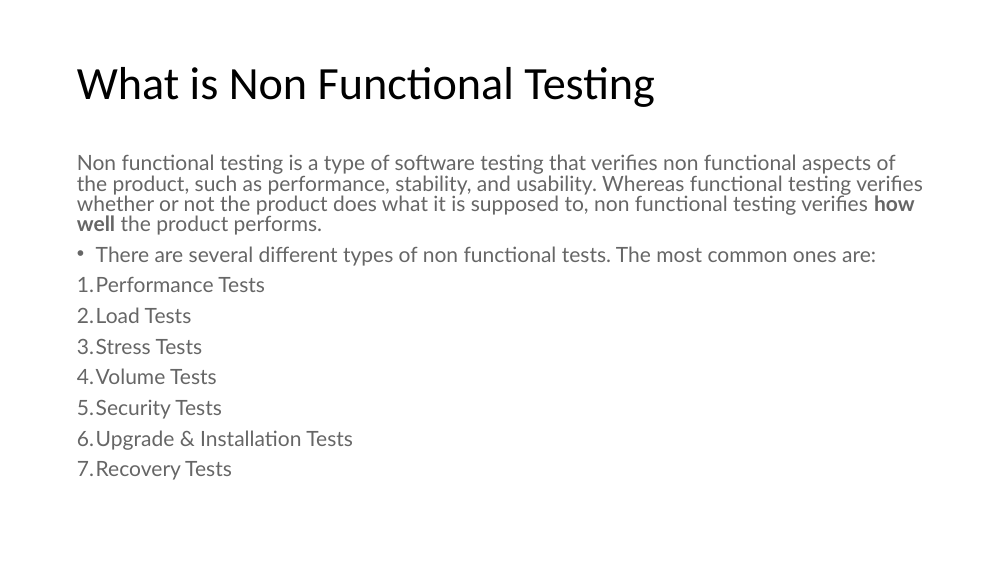
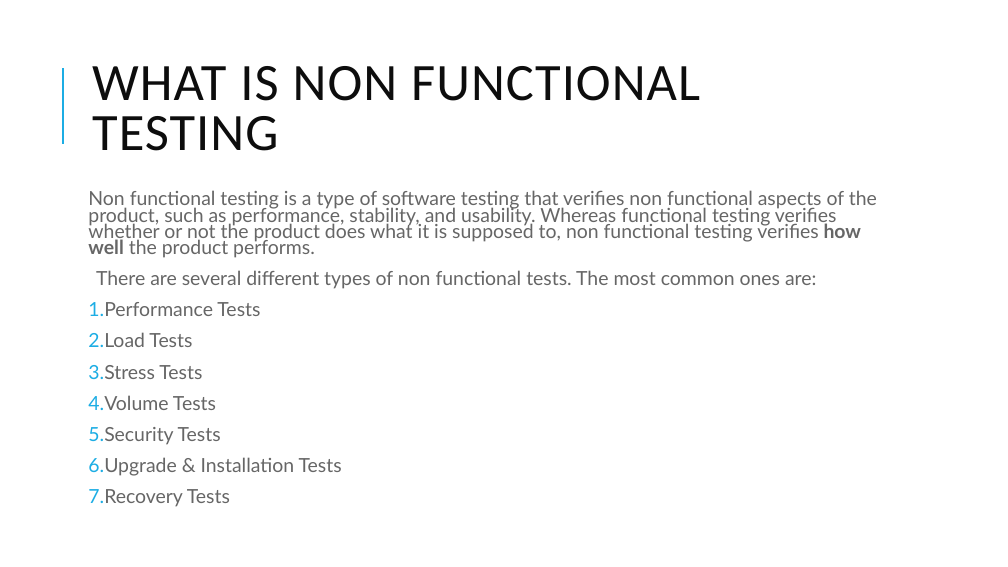
Before and after one commit to skandhwa/SimplilearnNew, a slide deck: slide 2 of Load Testing -Jmeter.pptx. Drawn at 1008x567 pixels with LibreOffice and Linux fonts; fonts in the diff are those of the drawing. Boxes give left, top, right and bottom in pixels: in the first picture for what was removed or moved away, otherwise in the second. Text is boxed around its words. In the diff, an @@ line names an element or a change of style, - is before the commit and + after.

```diff
--- a/Load Testing -Jmeter.pptx
+++ b/Load Testing -Jmeter.pptx
@@ line added from (63, 144) to (63, 68), #1CADE4 1.5 pt @@
@@ title at (92,66,700,151): text changed; size 44 to 50 pt; text colour #000000 to #0D0D0D @@
-What is Non Functional Testing
+WHAT IS NON FUNCTIONAL TESTING
@@ text "Non functional testing is a ...": place and size @@
-text "Non functional testing is a ..." at (77,154,923,480)
+text "Non functional testing is a ..." at (88,190,877,507)
@@ text "Non functional testing is a ..." at (88,190,877,507): size 20 to 18.5 pt; line spacing 0.8 to 0.7; more space between paragraphs; bullet • to  ; indent changed @@
```
Also in this commit, not shown: 18 other slides changed, 14 slides added, 7 other files.
